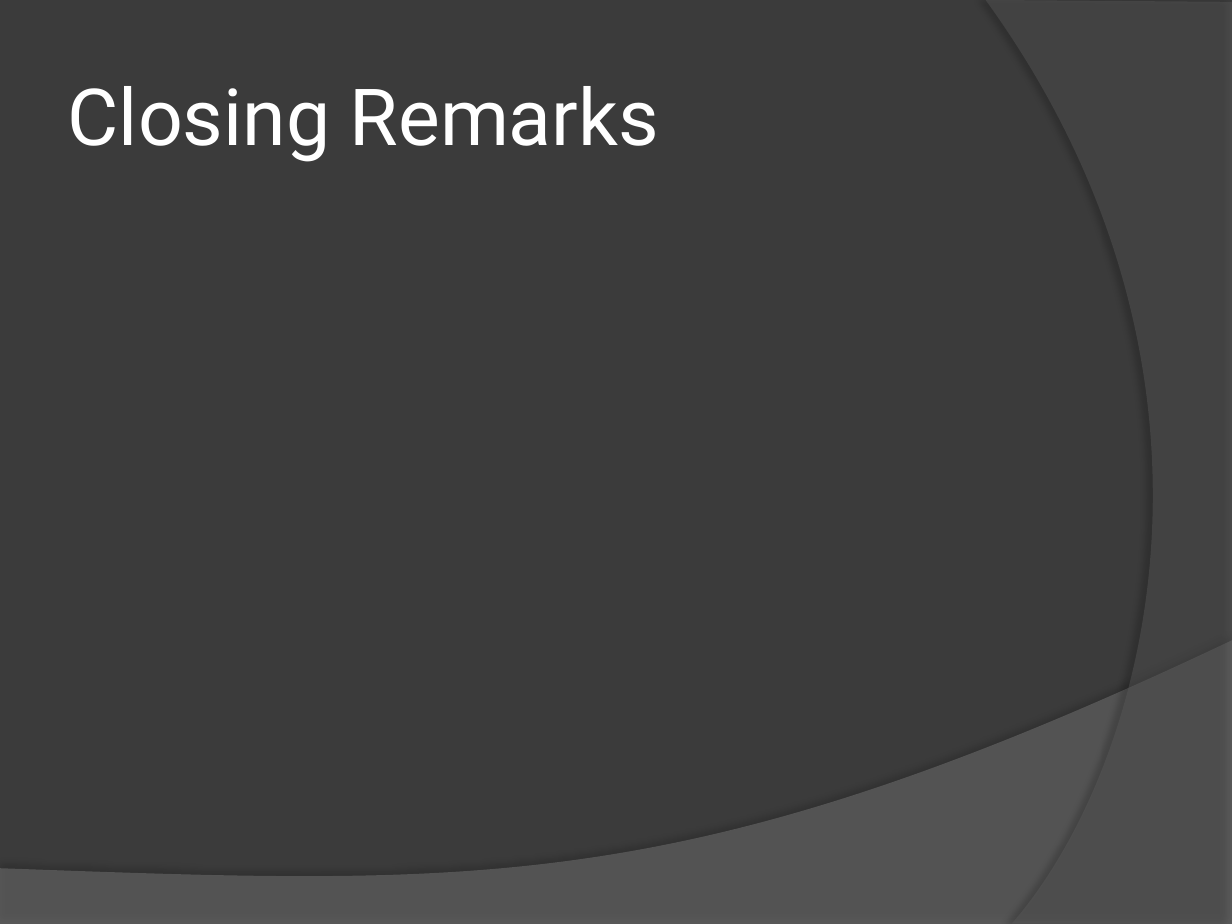
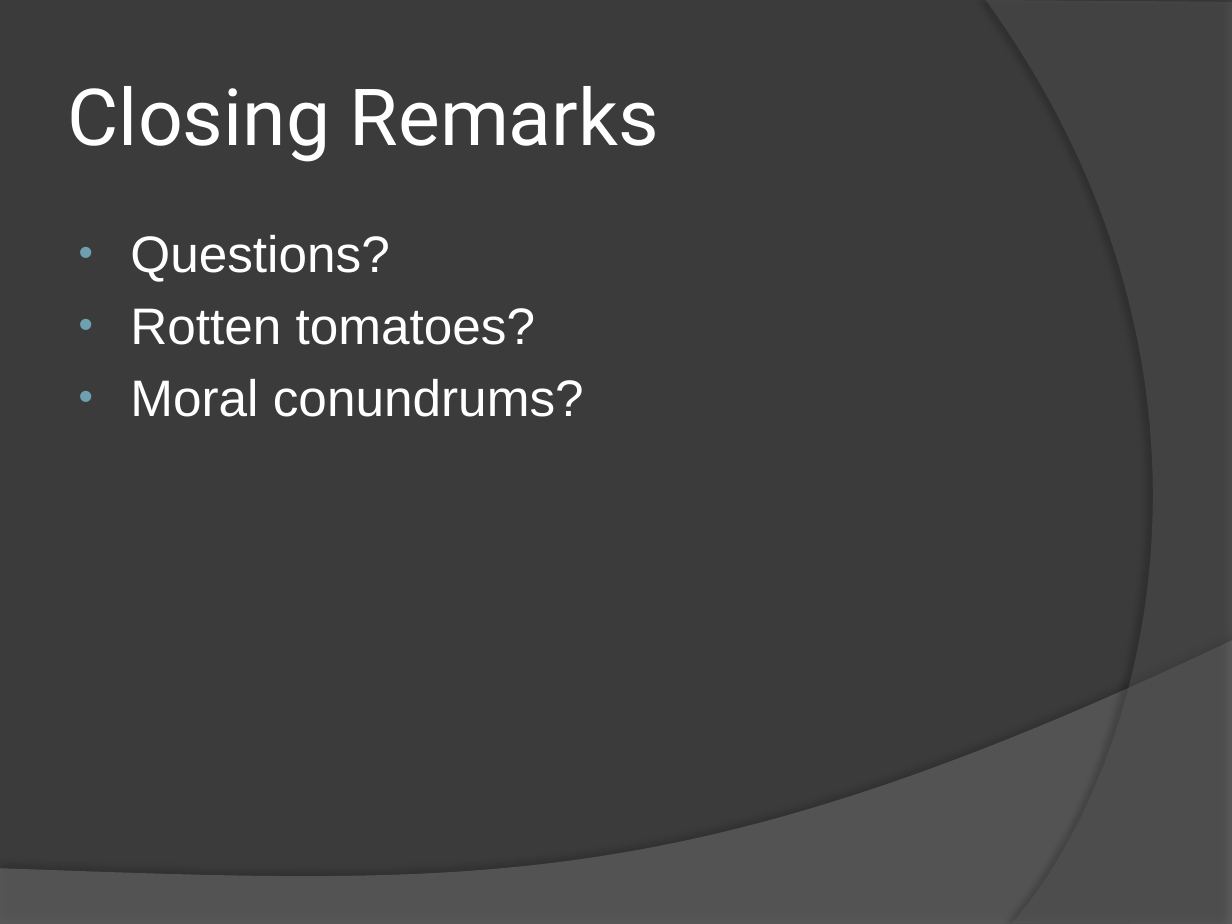
Before and after one commit to bsclayt1/CSE360-Project, a slide deck: slide 13 of Presentation/Presentation.pptx (slide 16 before the commit). Drawn at 1232x924 pixels with LibreOffice and Linux fonts; fonts in the diff are those of the drawing. Boxes give left, top, right and bottom in pixels: in the first picture for what was removed or moved away, otherwise in the second. Text is boxed around its words. In the diff, an @@ line names an element or a change of style, - is before the commit and + after.

```diff
--- a/Presentation/Presentation.pptx
+++ b/Presentation/Presentation.pptx
@@ text added at <box>130,235,584,417</box>, 30 pt, text #FFFFFF @@
+• Questions?
+• Rotten tomatoes?
+• Moral conundrums?
```
Also in this commit, not shown: 8 other slides changed, 1 slide added, 4 slides removed, 8 other files.
